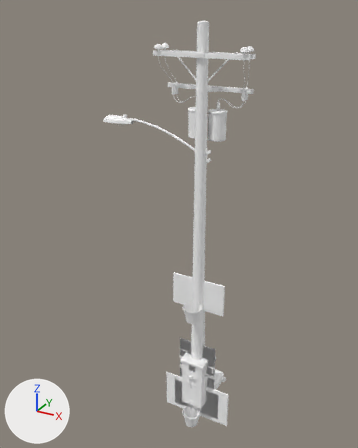
The glTF model dist/assets/street/street.props.glb: old version first, new version second.
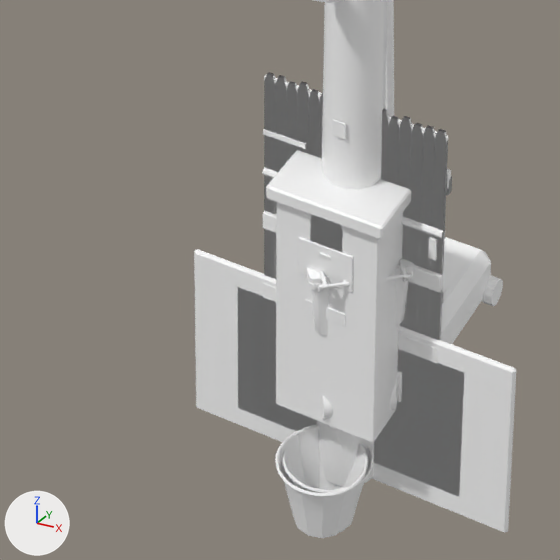
Each version appears first whole from a 50 mm camera at (4.57, -9.27, 9.63) aimed at (-0.76, 0.42, 4.78), and next in a close-up on the part from 36% to 66% of the width and 72% to 96% of the height. Lighting does not change. The marker at lower left points along +X, +Y and +Z. The last two pictures show the newer version. Objects named as collision shapes, trigger or cutter boxes, shadow casters or lower levels of detail are left out. Where no turn or scale is listed for an object, it has been applied to the vertices. Vertices at exactly the same position are counted once.

The first close-up shows 'cart.lod0', 'fence.chain.lod0', 'fence.gate.lod0', 'fence.privacy_grey.lod0', 'fence.rail.lod0', 'hoop.garage.lod0', 'hoop.old.lod0', 'hoop.portable.lod0', 'mailbox.brick.lod0', 'mailbox.deco.lod0', 'pole.shaft.lod0' and 1 more.
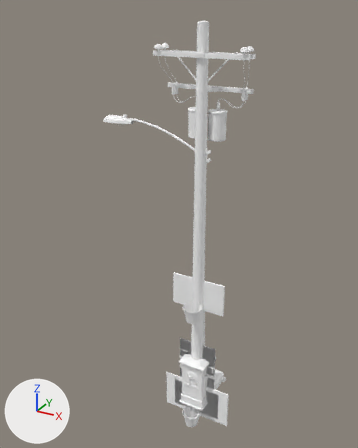
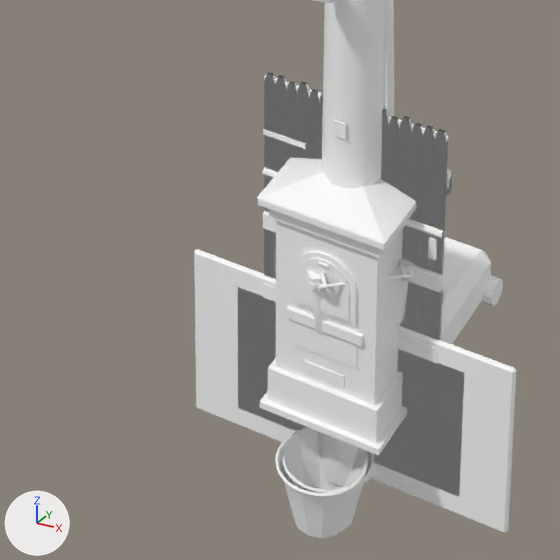
What differs and where, as boxes (x1, y1, x2, y2) in the close-ups (560 x 560 px; the box of a moved part takes in the faces that stretch with it):
'mailbox.brick.lod0', reshaped (10% wider)
    before: (266, 150, 411, 442)
    after: (257, 157, 416, 455)
part 1 of me_mailbox_brick_lod0, added
    after: (260, 391, 407, 455)
part 2 of me_mailbox_brick_lod0, added
    after: (290, 319, 360, 371)
part 3 of me_mailbox_brick_lod0, added
    after: (292, 321, 357, 368)
part 4 of me_mailbox_brick_lod0, moved or reshaped
    before: (305, 299, 345, 326)
    after: (304, 360, 344, 387)
part 5 of me_mailbox_brick_lod0, rebuilt (23% shorter)
    before: (276, 202, 403, 442)
    after: (276, 221, 403, 405)
part 6 of me_mailbox_brick_lod0, rebuilt (16% wider, 36% taller)
    before: (299, 237, 353, 292)
    after: (294, 251, 357, 326)
part 7 of me_mailbox_brick_lod0, rebuilt (10% wider)
    before: (266, 150, 411, 239)
    after: (257, 157, 416, 243)
part 8 of me_mailbox_brick_lod0, added
    after: (298, 258, 350, 321)
part 9 of me_mailbox_brick_lod0, added
    after: (258, 198, 416, 250)
part 10 of me_mailbox_brick_lod0, added
    after: (317, 261, 329, 268)
part 11 of me_mailbox_brick_lod0, added
    after: (268, 306, 403, 443)
part 12 of me_mailbox_brick_lod0, added
    after: (269, 209, 406, 258)

The change, as a diff of the scene's bpy script:
```diff
--- a/dist/assets/street/street.props.glb.py
+++ b/dist/assets/street/street.props.glb.py
@@ me_mailbox_brick_lod0 @@
 # used by ob_mailbox_brick_lod0; location = (0.0, 0.0, 0.0)
-me_mailbox_brick_lod0.from_pydata(...)  # 88 vertices, 156 faces; spans x -0.32..0.32, y -0.32..0.32, z 0.0..1.4
+me_mailbox_brick_lod0.from_pydata(...)  # 196 vertices, 330 faces; spans x -0.35..0.35, y -0.35..0.35, z 0.0..1.42
+# me_mailbox_brick_lod0 part 1: a new loose piece, a box spanning x -0.34..0.34, y -0.34..0.34, z 0.0..0.04, in mat_props_a (white #ffffff)
+# me_mailbox_brick_lod0 part 2: a new loose piece, a box spanning x -0.195..0.195, y -0.282..-0.276, z 0.43..0.61, in mat_props_a (white #ffffff)
+# me_mailbox_brick_lod0 part 3: a new loose piece, a box spanning x -0.18..0.18, y -0.287..-0.281, z 0.445..0.595, in mat_props_a (white #ffffff)
+# me_mailbox_brick_lod0 part 4: the loose piece of 8 vertices spanning x -0.11..0.11, y -0.286..-0.28, z 0.685..0.755 is moved by (0.0, -0.002, -0.39)
+# me_mailbox_brick_lod0 part 5: the loose piece of 24 vertices spanning x -0.28..0.28, y -0.28..0.28, z 0.0..1.32 is rebuilt with 16 vertices and now spans x -0.28..0.28, y -0.28..0.28, z 0.25..1.2
+# me_mailbox_brick_lod0 part 6: the loose piece of 24 vertices spanning x -0.15..0.15, y -0.289..-0.277, z 0.91..1.13 is rebuilt with 34 vertices and now spans x -0.17..0.17, y -0.296..-0.275, z 0.72..1.09
+# me_mailbox_brick_lod0 part 7: the loose piece of 24 vertices spanning x -0.32..0.32, y -0.32..0.32, z 1.32..1.4 is rebuilt with 8 vertices and now spans x -0.35..0.35, y -0.35..0.35, z 1.34..1.42
+# me_mailbox_brick_lod0 part 8: a new loose piece of 34 vertices spanning x -0.14..0.14, y -0.303..-0.296, z 0.74..1.06, in mat_props_a (white #ffffff)
+# me_mailbox_brick_lod0 part 9: a new loose piece of 24 vertices spanning x -0.35..0.35, y -0.35..0.35, z 1.29..1.34, in mat_props_a (white #ffffff)
+# me_mailbox_brick_lod0 part 10: a new loose piece of 24 vertices spanning x -0.03..0.03, y -0.317..-0.303, z 1.032..1.048, in mat_props_a (white #ffffff)
+# me_mailbox_brick_lod0 part 11: 16 vertices added at x -0.31..0.31, y -0.31..0.31, z 0.04..0.67
+# me_mailbox_brick_lod0 part 12: 8 vertices added at x -0.305..0.305, y -0.305..0.305, z 1.2..1.29
+# other edits to the shape of me_mailbox_brick_lod0 do not show in these pictures
 me_mailbox_brick_lod0.materials.append(mat_props_a)
```
